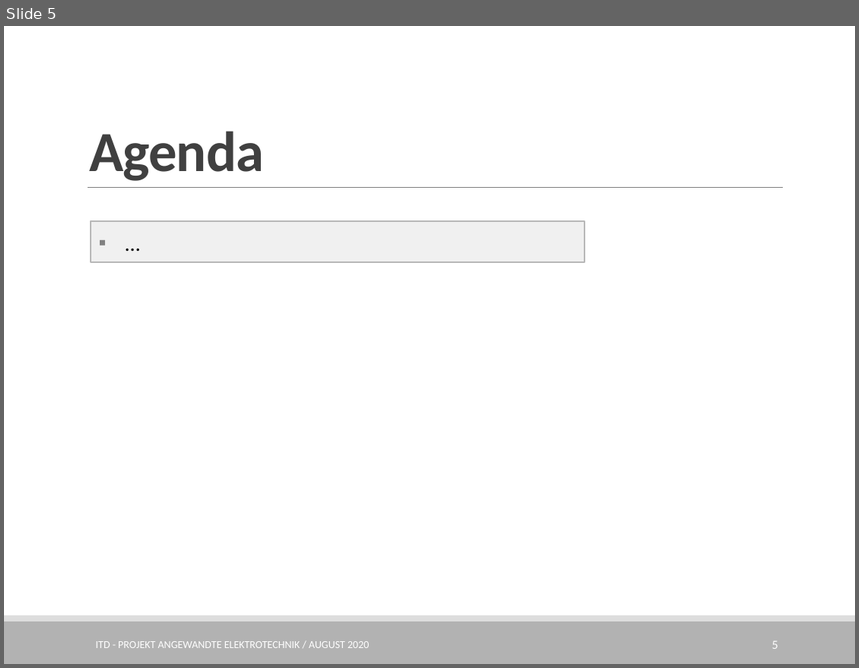
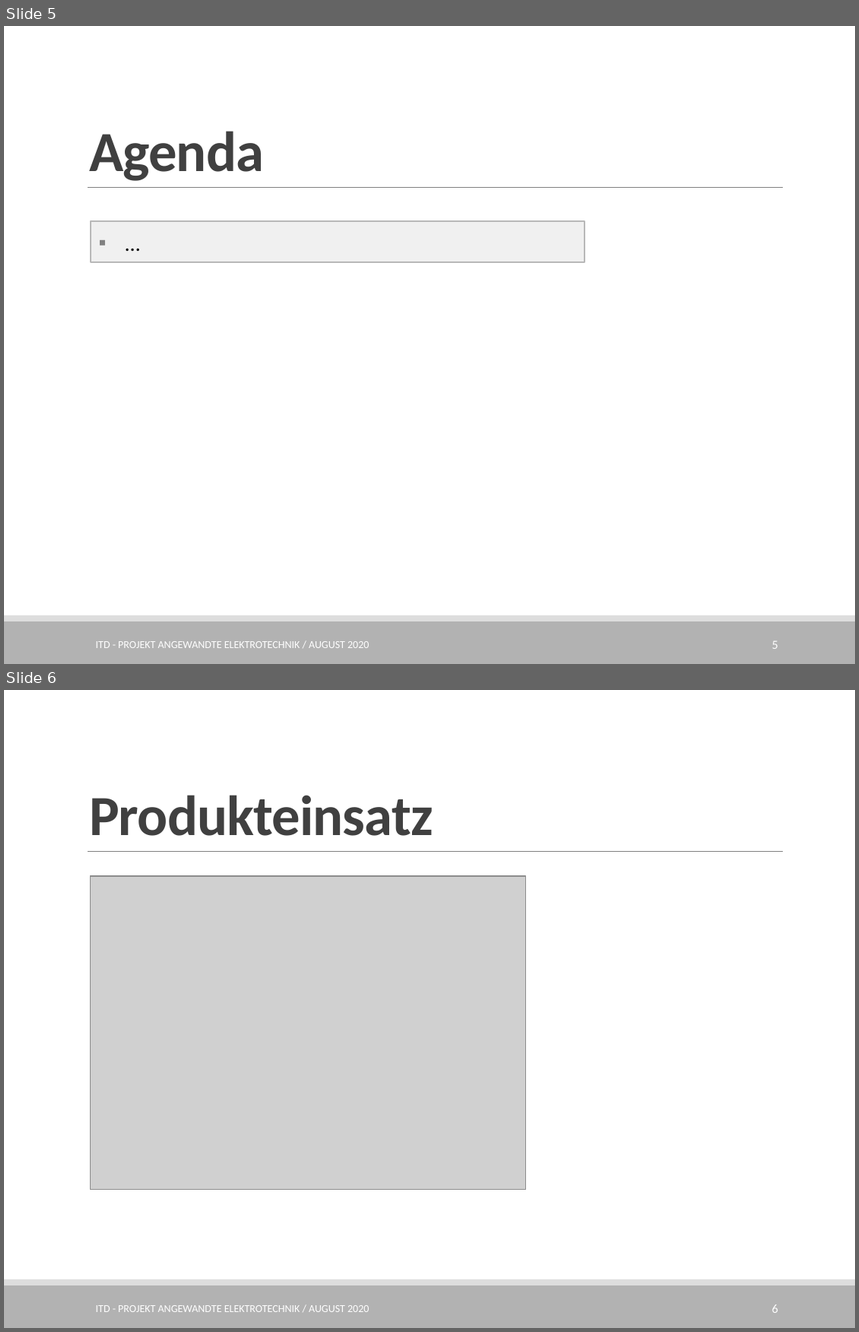
Before and after one commit to BrunoBerger/Rescue-Robot, a slide deck: Präsentation/Project_RescueRobot.pptx. Shown one above the other, each under a label of ours: slide 5 before the commit, slides 5 and 6 after it. The pictures are 859x668 and 859x1332 pixels, drawn with LibreOffice and Linux fonts; fonts in the diff are those of the drawing; grey boxes stand for pictures; background and template pictures are left out. Boxes give left, top, right and bottom in pixels: in the first picture for what was removed or moved away, otherwise in the second. Text is boxed around its words. In the diff, an @@ line names an element or a change of style, - is before the commit and + after.

```diff
--- a/Präsentation/Project_RescueRobot.pptx
+++ b/Präsentation/Project_RescueRobot.pptx
@@ slide 6 added at box(4, 690, 855, 1328), background #FFFFFF; not listed: 3 template elements that a slide beside it also shows @@
@@ title added at box(89, 795, 433, 836), 48 pt, text #404040, bold @@
+Produkteinsatz
@@ picture added at box(90, 876, 526, 1189) @@
@@ page number added at box(772, 1305, 778, 1313), 10.5 pt, text #FFFFFF @@
+6
@@ text added at box(96, 1306, 369, 1312), 9 pt, text #FFFFFF @@
+ITD - PROJEKT ANGEWANDTE ELEKTROTECHNIK / AUGUST 2020
```
Also in this commit, not shown: 3 slides changed, 2 other slides added, 6 other files.
